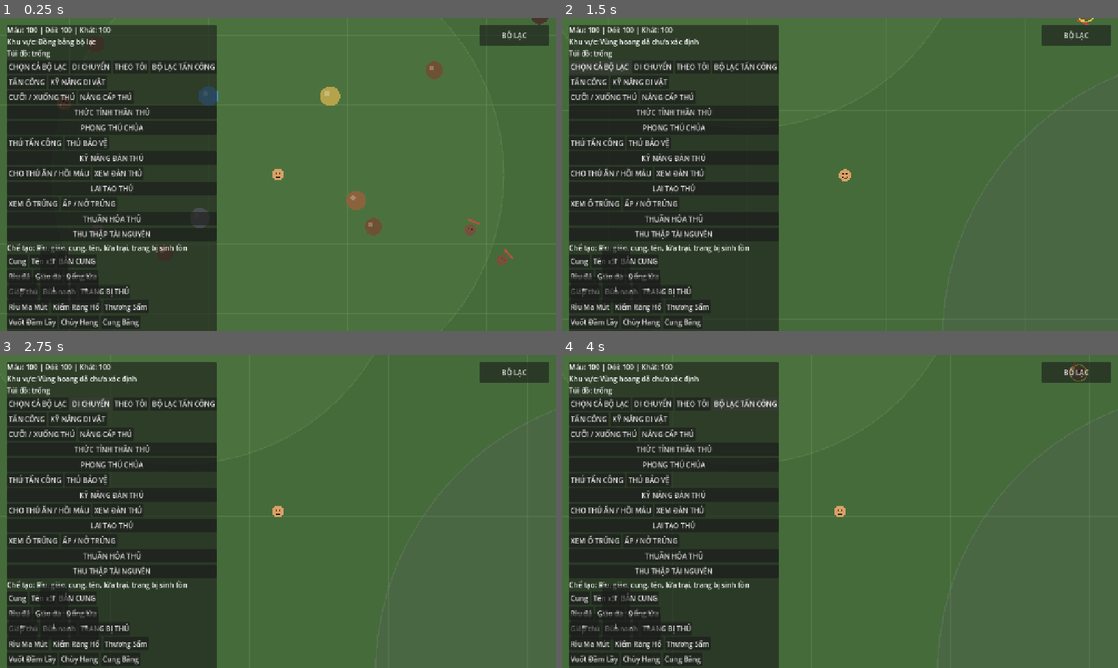
Above: before the commit, frames 1-4 (two rows, left to right).
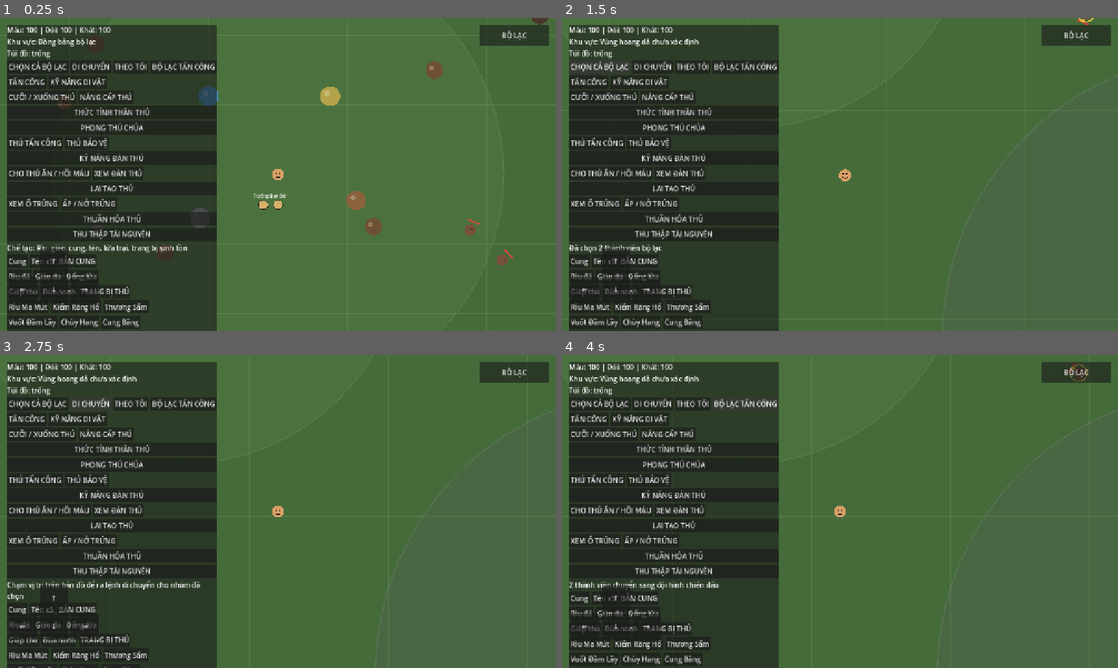
Above: after the commit, the same moments.

Repository: khanhhkt8-hub/Bo-Lac-Tien-Su.
Game: Godot game, scene res://Scenes/Main.tscn
The game is run twice, just before and just after one commit, with the same random seed, the same clock (stepped at 60 frames per second) and the same inputs.
Inputs (mouse positions are in pixels of both pictures, inside the frame that each line leads up to):
- Up to frame 1 (0.25 s): no input
- Up to frame 2 (1.5 s): move the mouse to (962, 158) at 0.52 s; hold Right (ui_right) 0.53-1.25 s; click (962, 158) at 0.67 s; click "CHỌN CẢ BỘ LẠC" at 1.25 s
- Up to frame 3 (2.75 s): click "DI CHUYỂN" at 2 s
- Up to frame 4 (4 s): click "THEO TÔI" at 2.75 s; click "BỘ LẠC TẤN CÔNG" at 3.5 s

The runs differ from the first frame. In frame 1, 0.1% of the frame differs, in the area x 45-52%, y 56-62%; in frame 2, 0.3%; in frame 3, 2.1%, in the area x 1-36%, y 72-100%; in frame 4, 0.4%.
Error before the commit: Parse Error: Unindent doesn't match the previous indentation level. (res://Scripts/Tribe/TribeControlSystem.gd:126)

Commit message:
Fix RTS world tap selection handler indentation

Diff:
--- a/Scripts/Tribe/TribeControlSystem.gd
+++ b/Scripts/Tribe/TribeControlSystem.gd
@@ -113,16 +113,16 @@
 	return selected_ids.size()
 
 func _handle_world_tap(world_pos: Vector2) -> void:
-			var clicked: TribeUnit
-			var best := 25.0
-			for id in units:
-				var unit: TribeUnit = units[id]
-				if not is_instance_valid(unit):
-					continue
-				var distance := unit.global_position.distance_to(world_pos)
-				if distance < best:
-					clicked = unit
-					best = distance
+	var clicked: TribeUnit
+	var best := 25.0
+	for id in units:
+		var unit: TribeUnit = units[id]
+		if not is_instance_valid(unit):
+			continue
+		var distance := unit.global_position.distance_to(world_pos)
+		if distance < best:
+			clicked = unit
+			best = distance
 	if clicked != null:
 		clear_selection()
 		clicked.set_selected(true)
